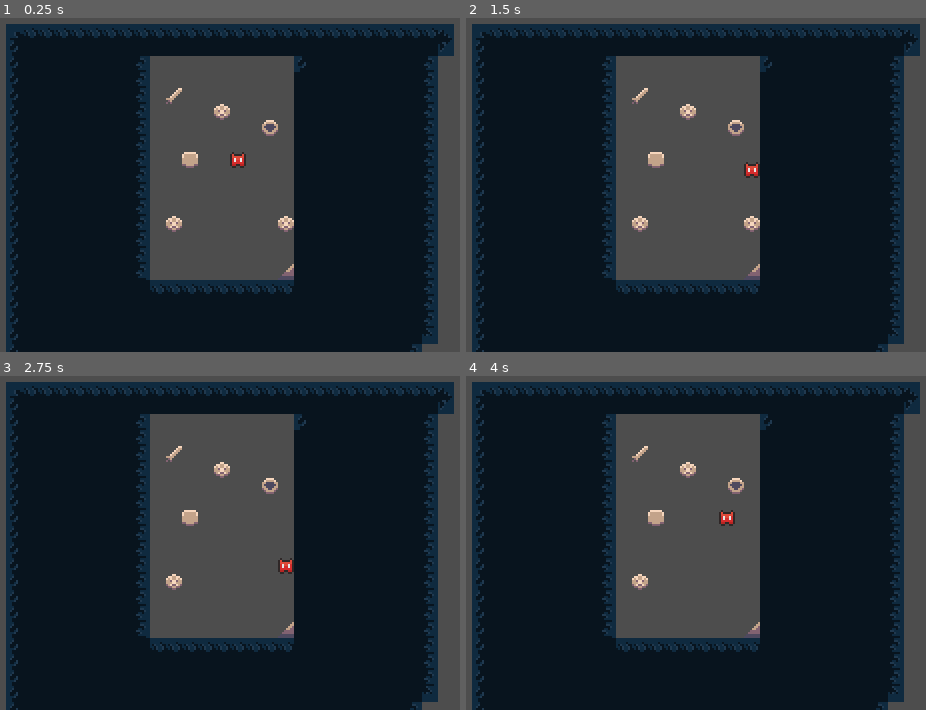
Above: before the commit, frames 1-4 (two rows, left to right).
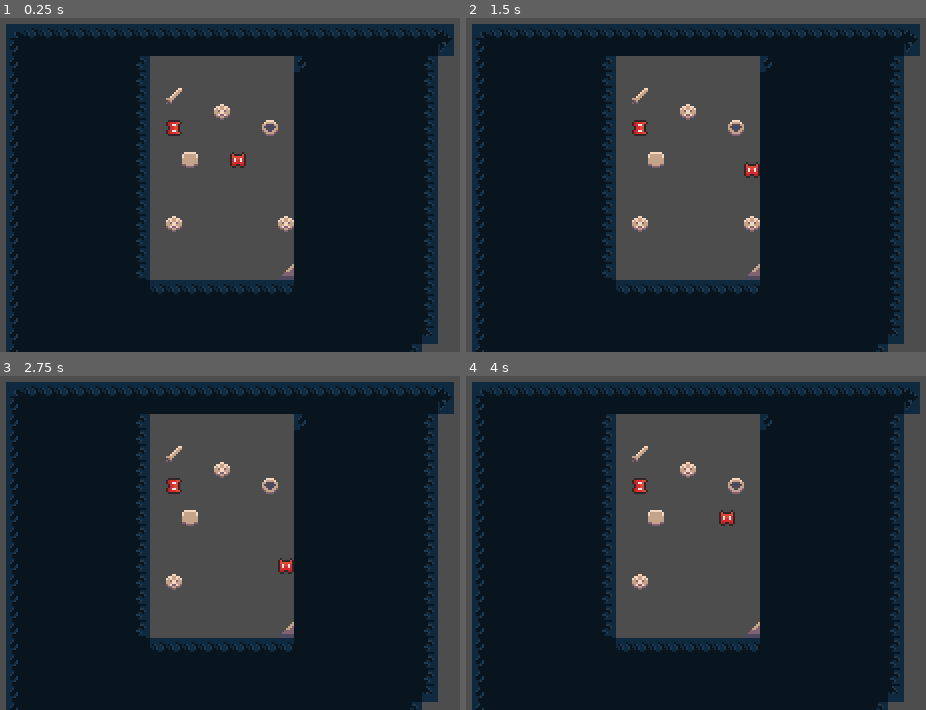
Above: after the commit, the same moments.

Repository: SandroMaglione/fukai
Game: Godot game, scene res://scenes/dungeon.tscn
Two runs of this game, one before a commit and one after it. Both use one fixed random seed, a clock stepped at 60 frames per second and the inputs below.
Inputs:
- Up to frame 1 (0.25 s): no input
- Up to frame 2 (1.5 s): tap Enter at 0.5 s; hold Right (move_right) 0.53-1.28 s; hold Down (move_down) from 1.28 s (still down)
- Up to frame 3 (2.75 s): release Down (move_down) at 2.03 s; hold Right (move_right) from 2.03 s (still down)
- Up to frame 4 (4 s): tap Space at 2.75 s; release Right (move_right) at 2.78 s; hold Up (move_up) 2.78-3.53 s; hold Left (move_left) from 3.53 s (still down)

The runs differ from the first frame. In frame 1, 0.1% of the frame differs, in the area x 36-40%, y 30-36%; in frame 2, 0.1%; in frame 3, 0.1%; in frame 4, 0.1%.

Commit message:
added enemy with state machine setup

Diff:
--- /dev/null
+++ b/entities/chase_enemy_movement.gd
@@ -0,0 +1,13 @@
+extends State
+class_name ChaseEnemyMovement
+
+@export var grid_movement: GridMovement
+
+# Called when the node enters the scene tree for the first time.
+func _ready():
+	pass # Replace with function body.
+
+
+# Called every frame. 'delta' is the elapsed time since the previous frame.
+func _process(delta):
+	pass
--- /dev/null
+++ b/entities/enemy.gd
@@ -0,0 +1,6 @@
+extends Node2D
+class_name Enemy
+
+func _ready():
+	position = position.snapped(Vector2.ONE * Constants.TILE_SIZE)
+	position -= Vector2.ONE * (Constants.TILE_SIZE / 2)
--- /dev/null
+++ b/entities/enemy.tscn
@@ -0,0 +1,47 @@
+[gd_scene load_steps=8 format=3 uid="uid://ykgm2mu1vo0o"]
+
+[ext_resource type="Script" path="res://entities/enemy.gd" id="1_pv75r"]
+[ext_resource type="Texture2D" uid="uid://crg7ddqi8kjkj" path="res://assets/sprites/player-sprite.png" id="1_y0jeg"]
+[ext_resource type="PackedScene" uid="uid://cad2idrq7ngbn" path="res://scripts/grid_movement.tscn" id="2_11sgw"]
+[ext_resource type="Script" path="res://entities/roaming_enemy_movement.gd" id="3_e2tlr"]
+[ext_resource type="Script" path="res://entities/chase_enemy_movement.gd" id="4_fykiq"]
+
+[sub_resource type="SpriteFrames" id="SpriteFrames_e10k4"]
+animations = [{
+"frames": [{
+"duration": 1.0,
+"texture": ExtResource("1_y0jeg")
+}],
+"loop": true,
+"name": &"default",
+"speed": 5.0
+}]
+
+[sub_resource type="RectangleShape2D" id="RectangleShape2D_ddnc6"]
+size = Vector2(8, 8)
+
+[node name="Enemy" type="Node2D"]
+script = ExtResource("1_pv75r")
+
+[node name="AnimatedSprite2D" type="AnimatedSprite2D" parent="."]
+rotation = 1.5708
+sprite_frames = SubResource("SpriteFrames_e10k4")
+
+[node name="GridMovement" parent="." instance=ExtResource("2_11sgw")]
+
+[node name="Area2D" type="Area2D" parent="."]
+collision_layer = 16
+collision_mask = 19
+
+[node name="CollisionShape2D" type="CollisionShape2D" parent="Area2D"]
+shape = SubResource("RectangleShape2D_ddnc6")
+
+[node name="EnemyMovement" type="Node" parent="."]
+
+[node name="RoamingEnemyMovement" type="Node" parent="EnemyMovement" node_paths=PackedStringArray("grid_movement")]
+script = ExtResource("3_e2tlr")
+grid_movement = NodePath("../../GridMovement")
+
+[node name="ChaseEnemyMovement" type="Node" parent="EnemyMovement" node_paths=PackedStringArray("grid_movement")]
+script = ExtResource("4_fykiq")
+grid_movement = NodePath("../../GridMovement")
--- a/entities/player.tscn
+++ b/entities/player.tscn
@@ -19,7 +19,7 @@
 script = ExtResource("1_gc0gy")
 
 [node name="GridMovement" parent="." node_paths=PackedStringArray("actor") instance=ExtResource("3_c41b5")]
-collision_mask = 46
+collision_mask = 62
 collide_with_areas = true
 actor = NodePath("..")
 
--- /dev/null
+++ b/entities/roaming_enemy_movement.gd
@@ -0,0 +1,13 @@
+extends State
+class_name RoamingEnemyMovement
+
+@export var grid_movement: GridMovement
+
+# Called when the node enters the scene tree for the first time.
+func _ready():
+	pass # Replace with function body.
+
+
+# Called every frame. 'delta' is the elapsed time since the previous frame.
+func _process(delta):
+	pass
--- a/scenes/dungeon.tscn
+++ b/scenes/dungeon.tscn
@@ -1,6 +1,7 @@
-[gd_scene load_steps=3 format=3 uid="uid://cex7v755m2vp5"]
+[gd_scene load_steps=4 format=3 uid="uid://cex7v755m2vp5"]
 
 [ext_resource type="PackedScene" uid="uid://dq1yxk0cy8e7f" path="res://entities/player.tscn" id="1_xccqg"]
+[ext_resource type="PackedScene" uid="uid://ykgm2mu1vo0o" path="res://entities/enemy.tscn" id="2_5lj7b"]
 [ext_resource type="PackedScene" uid="uid://bg5vrxsctnp07" path="res://scenes/tile_map.tscn" id="2_hwc53"]
 
 [node name="Dungeon" type="Node2D"]
@@ -11,5 +12,8 @@
 layer_2/tile_data = PackedInt32Array(917520, 3, 0, 458771, 3, 0, 917527, 3, 0)
 layer_3/tile_data = PackedInt32Array(1114135, 4, 0)
 
+[node name="Enemy" parent="." instance=ExtResource("2_5lj7b")]
+position = Vector2(132, 68)
+
 [node name="Player" parent="." instance=ExtResource("1_xccqg")]
 position = Vector2(164, 84)
--- /dev/null
+++ b/scripts/state.gd
@@ -0,0 +1,16 @@
+class_name State
+extends Node
+
+signal transitioned(new_state_name: StringName)
+
+func Enter() -> void:
+	pass
+
+func Exit() -> void:
+	pass
+
+func Update(delta: float) -> void:
+	pass
+
+func Physics_update(delta: float) -> void:
+	pass
--- /dev/null
+++ b/scripts/state_machine.gd
@@ -0,0 +1,31 @@
+class_name StateMachine
+extends Node
+
+@export var current_state: State
+var states: Dictionary = {}
+
+func _ready():
+	for child in get_children():
+		if child is State:
+			states[child.name] = child
+			child.transitioned.connect(on_child_transitioned)
+		else:
+			push_warning("State machine contains child which is not 'State'")
+
+	current_state.Enter()
+
+func _process(delta):
+	current_state.Update(delta)
+
+func _physics_process(delta):
+	current_state.Physics_update(delta)
+
+func on_child_transitioned(new_state_name: StringName) -> void:
+	var new_state = states.get(new_state_name)
+	if new_state != null:
+		if new_state != current_state:
+			current_state.Exit()
+			new_state._Enter()
+			current_state = new_state
+	else:
+		push_warning("Called transition on a state that does not exist")
